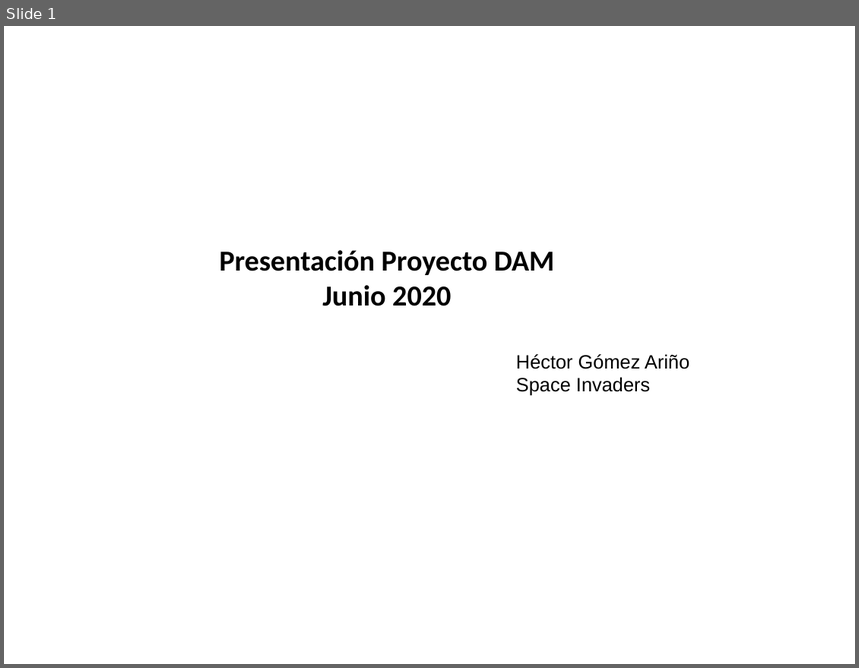
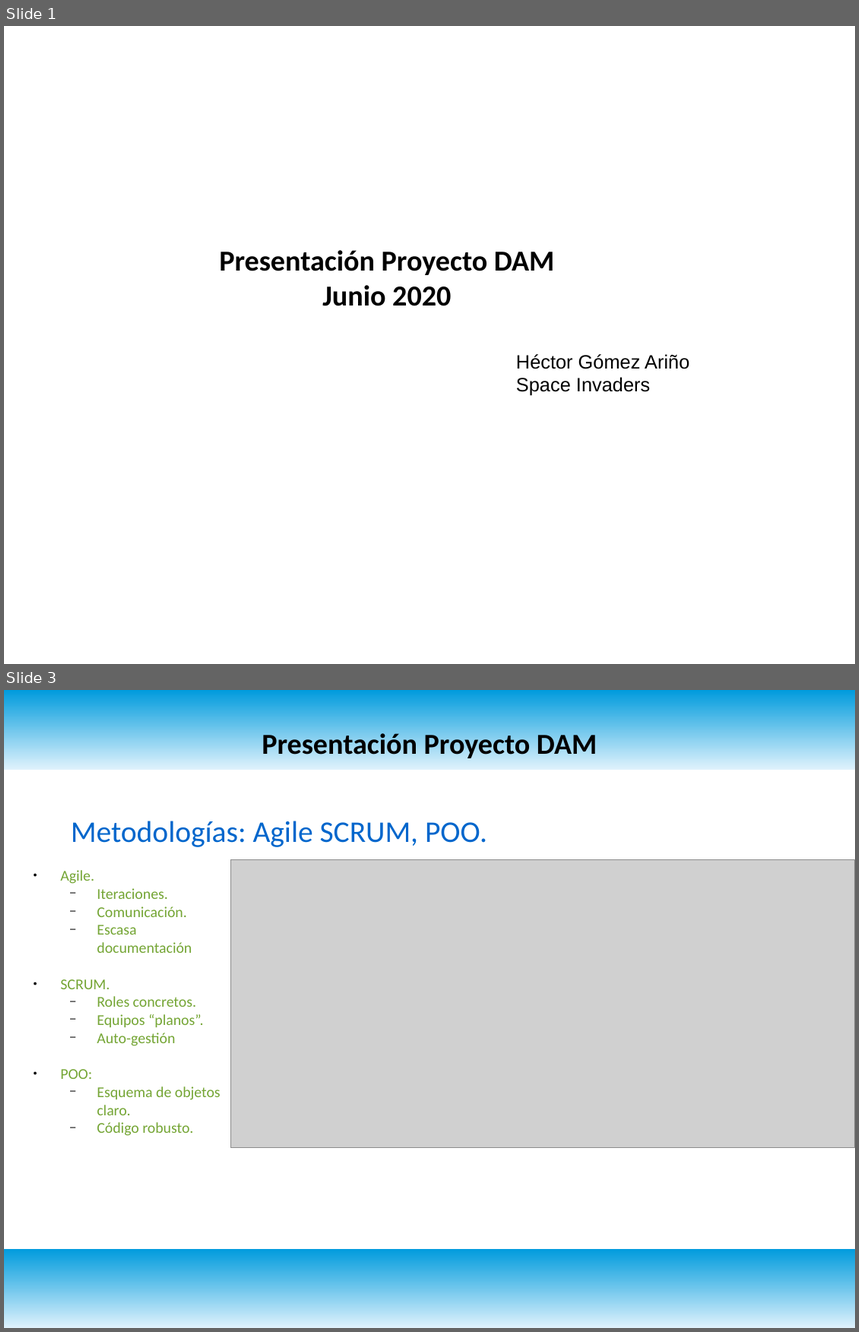
Before and after one commit to hectorgomezarino/ProyectoDAM, a slide deck: PresentaciónProyecto.odp. Shown one above the other, each under a label of ours: slide 1 before the commit, slides 1 and 3 after it; the slides between them are not shown. The pictures are 859x668 and 859x1332 pixels, drawn with LibreOffice and Linux fonts; fonts in the diff are those of the drawing; grey boxes stand for pictures; background and template pictures are left out. Boxes give left, top, right and bottom in pixels: in the first picture for what was removed or moved away, otherwise in the second. Text is boxed around its words. In the diff, an @@ line names an element or a change of style, - is before the commit and + after.

```diff
--- a/PresentaciónProyecto.odp
+++ b/PresentaciónProyecto.odp
@@ slide 3 added at box(4, 690, 855, 1328), background #FFFFFF @@
@@ rectangle added at box(4, 690, 855, 770), fill gradient #DFF2FC to #009BDD @@
@@ title added at box(262, 733, 598, 761), 27 pt, text #000000, bold @@
+Presentación Proyecto DAM
@@ text added at box(71, 821, 487, 847), 28 pt, text #0066CC @@
+Metodologías: Agile SCRUM, POO.
@@ text added at box(60, 870, 221, 1136), 14 pt, text #74A534 @@
+● Agile.
+  − Iteraciones.
+  − Comunicación.
+  − Escasa documentación
+● SCRUM.
+  − Roles concretos.
+  − Equipos “planos”.
+  − Auto-gestión
+● POO:
+  − Esquema de objetos claro.
+  − Código robusto.
@@ picture added at box(231, 860, 855, 1148) @@
@@ rectangle added at box(4, 1249, 855, 1328), fill gradient #DFF2FC to #009BDD @@
```
Also in this commit, not shown: 3 slides changed, 4 other slides added, 1 other file.
